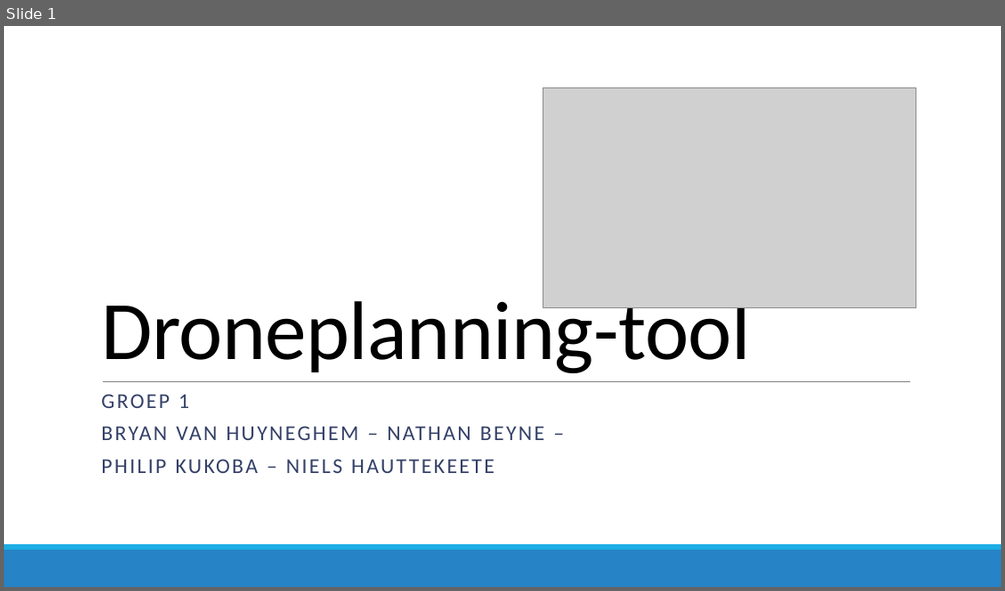
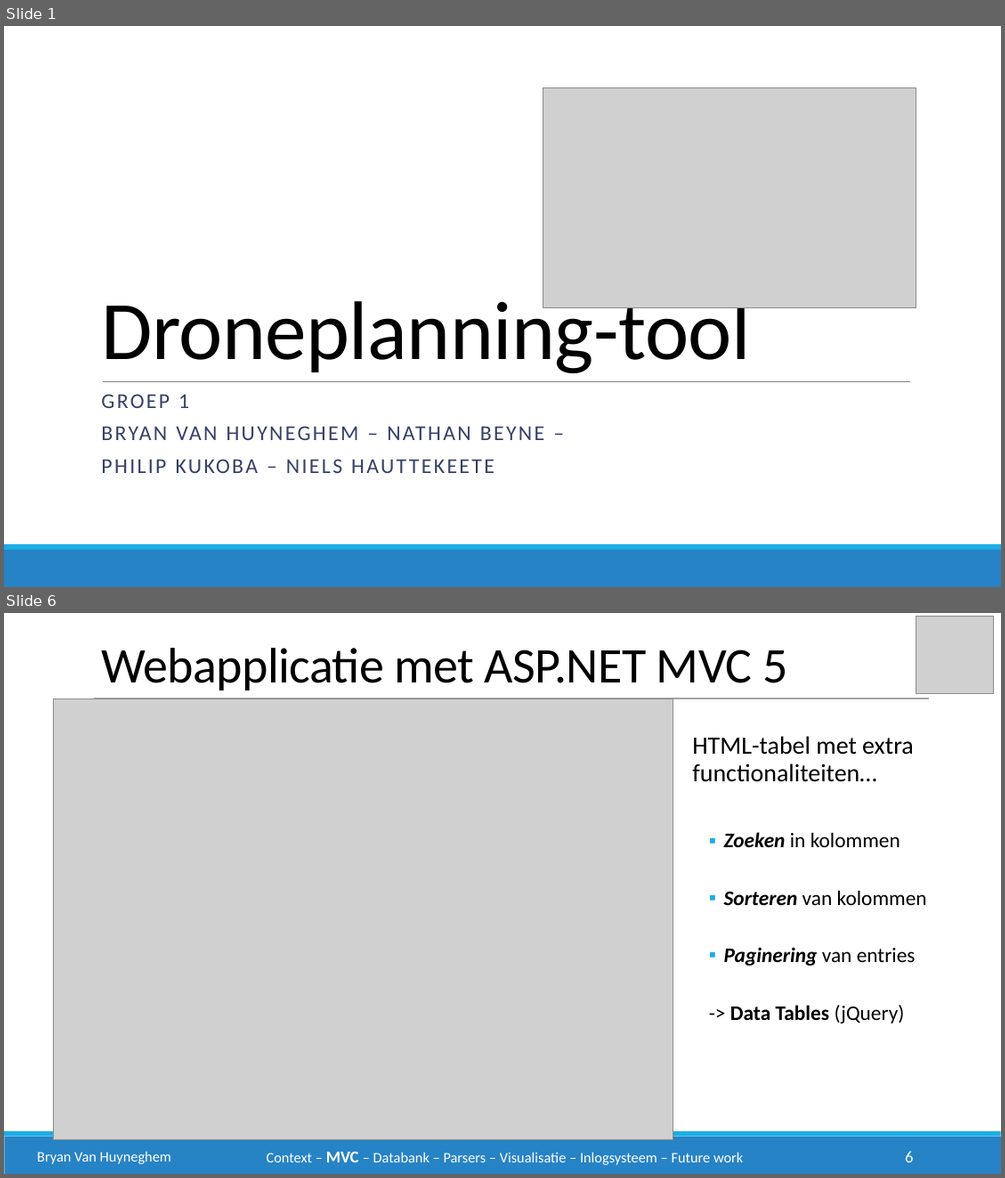
Before and after one commit to philipkukoba/Bachelors-Dissertation-DroneWebApp, a slide deck: documenten/eindpresentatie/drone1.pptx. Shown one above the other, each under a label of ours: slide 1 before the commit, slides 1 and 6 after it; the slides between them are not shown. The pictures are 1005x591 and 1005x1178 pixels, drawn with LibreOffice and Linux fonts; fonts in the diff are those of the drawing; grey boxes stand for pictures. Boxes give left, top, right and bottom in pixels: in the first picture for what was removed or moved away, otherwise in the second. Text is boxed around its words. In the diff, an @@ line names an element or a change of style, - is before the commit and + after.

```diff
--- a/documenten/eindpresentatie/drone1.pptx
+++ b/documenten/eindpresentatie/drone1.pptx
@@ slide 6 added at [4, 613, 1001, 1174], background #FFFFFF; not listed: 2 template elements that a slide beside it also shows @@
@@ picture added at [916, 617, 994, 694] @@
@@ text added at [101, 648, 787, 690], 48 pt, text #000000 @@
+Webapplicatie met ASP.NET MVC 5
@@ picture added at [53, 698, 672, 1140] @@
@@ line added from (94, 698) to (929, 698), #A6A6A6 1 pt @@
@@ text added at [692, 736, 927, 1023], 20 pt, text #000000 @@
+HTML-tabel met extra functionaliteiten…
+  ▪ Zoeken in kolommen
+  ▪ Sorteren van kolommen
+  ▪ Paginering van entries
+  -> Data Tables (jQuery)
@@ text added at [37, 1151, 171, 1164], 14 pt, text #FFFFFF @@
+Bryan Van Huyneghem
@@ text added at [267, 1151, 743, 1165], 14 pt, text #FFFFFF @@
+Context – MVC – Databank – Parsers – Visualisatie – Inlogsysteem – Future work
@@ page number added at [905, 1151, 913, 1162], 16 pt, text #FFFFFF @@
+6
```
Also in this commit, not shown: 2 slides changed, 4 other slides added.
